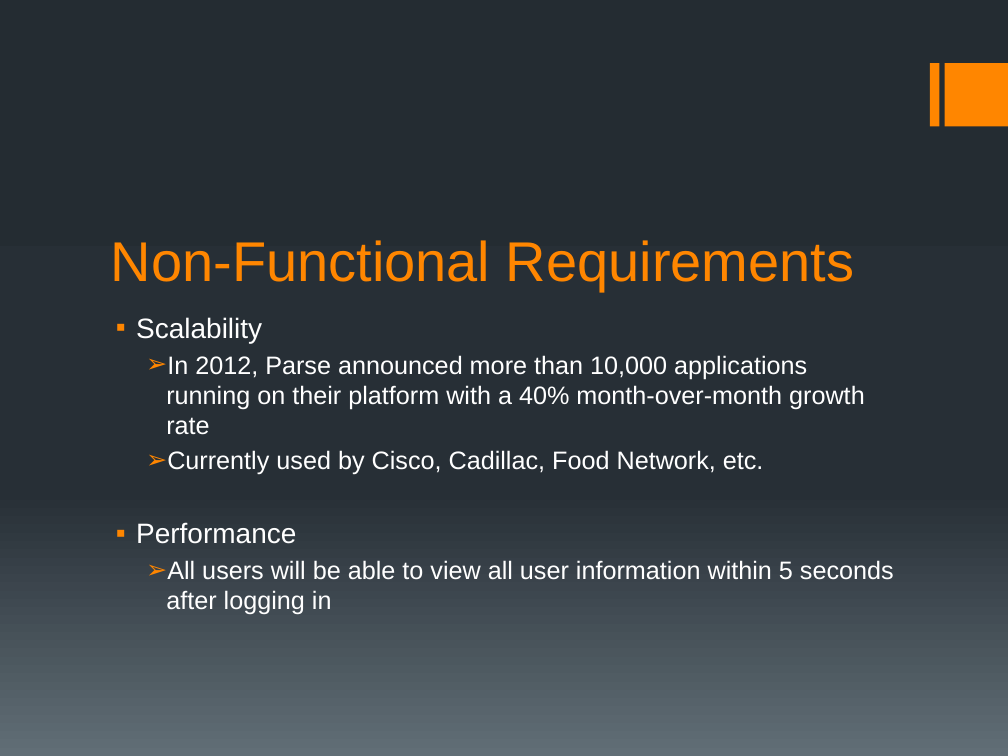
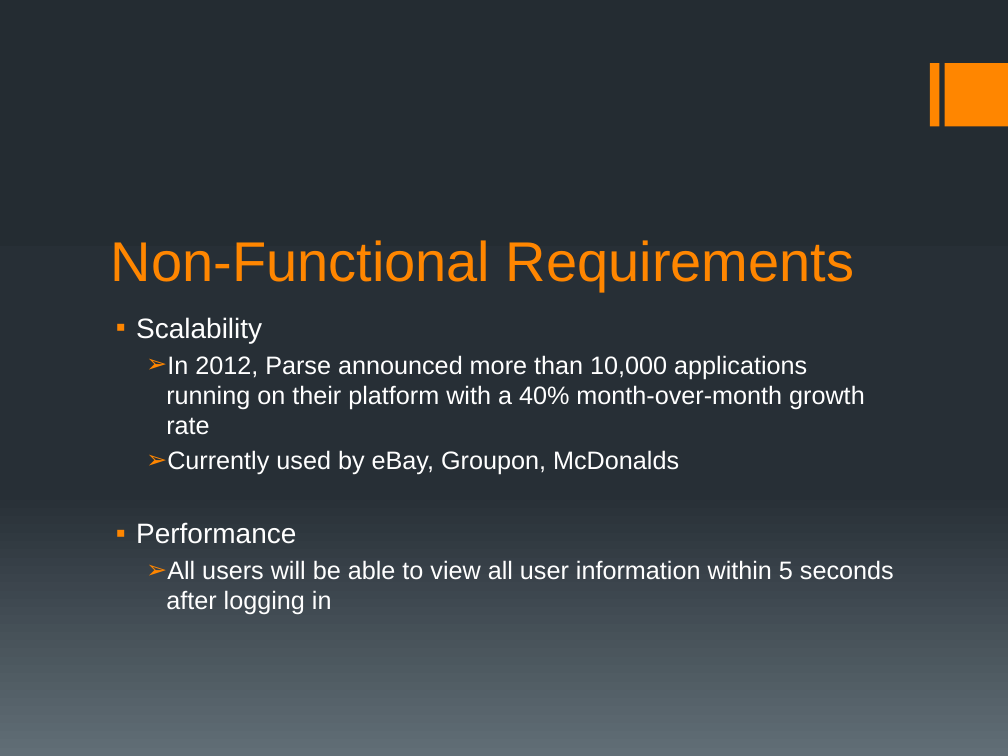
Before and after one commit to ShawnHesch/SAAPI, a slide deck: slide 10 of SAAPI_Walkthrough.pptx. Drawn at 1008x756 pixels with LibreOffice and Linux fonts; fonts in the diff are those of the drawing. Boxes give left, top, right and bottom in pixels: in the first picture for what was removed or moved away, otherwise in the second. Text is boxed around its words. In the diff, an @@ line names an element or a change of style, - is before the commit and + after.

```diff
--- a/SAAPI_Walkthrough.pptx
+++ b/SAAPI_Walkthrough.pptx
@@ text at (x1=167, y1=450, x2=679, y2=475): text changed @@
-  ➢ Currently used by Cisco, Cadillac, Food Network, etc.
+  ➢ Currently used by eBay, Groupon, McDonalds
```
Also in this commit, not shown: 2 other slides changed, 5 slides added, 1 slide removed, 1 other file.
